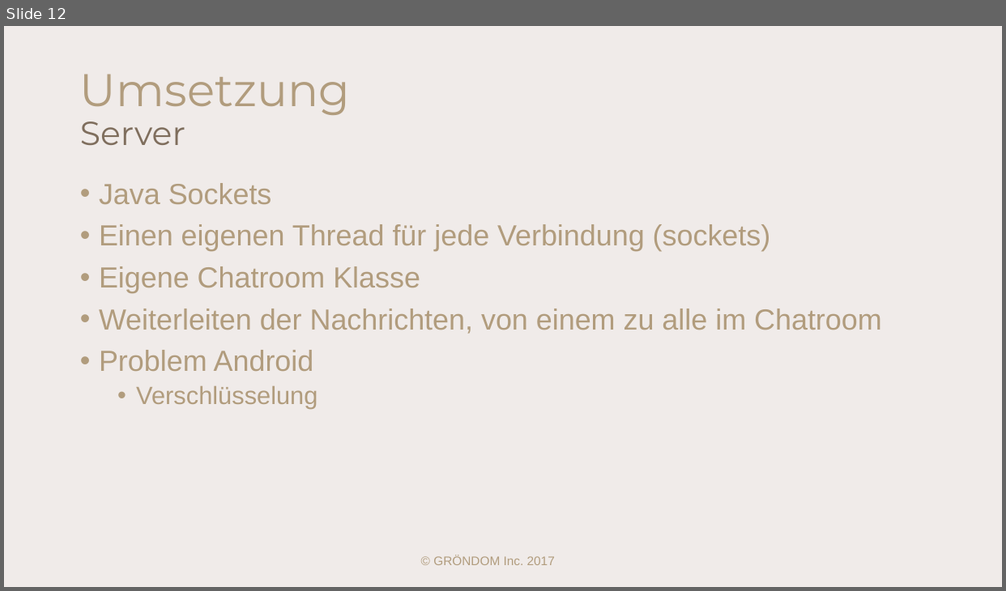
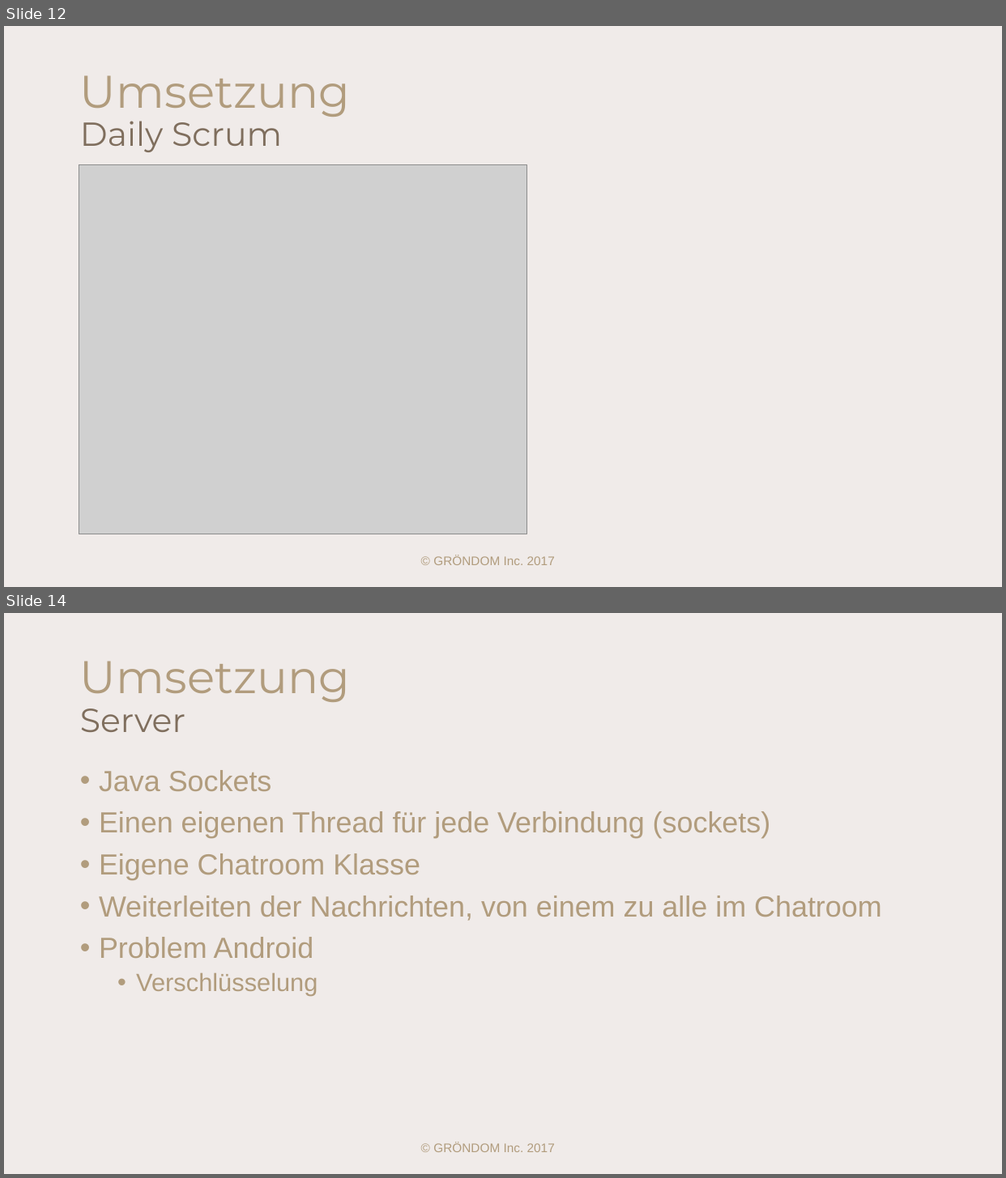
Before and after one commit to GAEBE2/GR-NDOM, a slide deck: documentation/specifications/GRÖNDOM_Präsentation.pptx. Shown one above the other, each under a label of ours: slide 12 before the commit, slides 12 and 14 after it; the slides between them are not shown. The pictures are 1006x591 and 1006x1178 pixels, drawn with LibreOffice and Linux fonts; fonts in the diff are those of the drawing; grey boxes stand for pictures. Boxes give left, top, right and bottom in pixels: in the first picture for what was removed or moved away, otherwise in the second. Text is boxed around its words. In the diff, an @@ line names an element or a change of style, - is before the commit and + after.

```diff
--- a/documentation/specifications/GRÖNDOM_Präsentation.pptx
+++ b/documentation/specifications/GRÖNDOM_Präsentation.pptx
@@ slide 12 added at (4,26,1002,587), background #B89C91 at 20% opacity @@
@@ title added at (80,75,350,152), 32 pt, text #7F6E5D @@
+Umsetzung
+Daily Scrum
@@ picture added at (79,165,527,535) @@
@@ text added at (433,556,555,565), 12 pt, text #B19C7D @@
+© GRÖNDOM Inc. 2017
@@ what was slide 12 is now slide 14 @@
```
Also in this commit, not shown: 2 slides changed, 1 other slide added, 1 other file.
